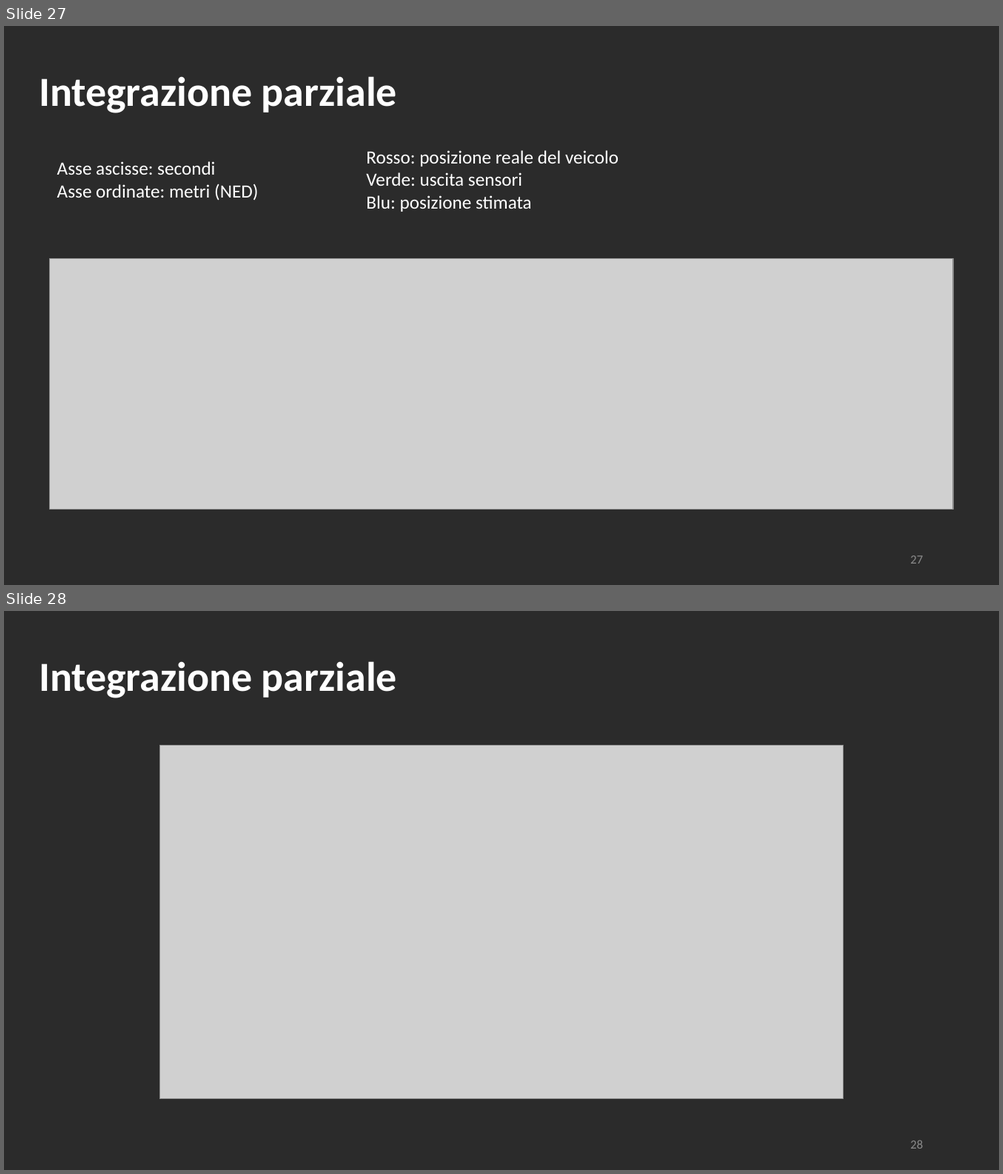
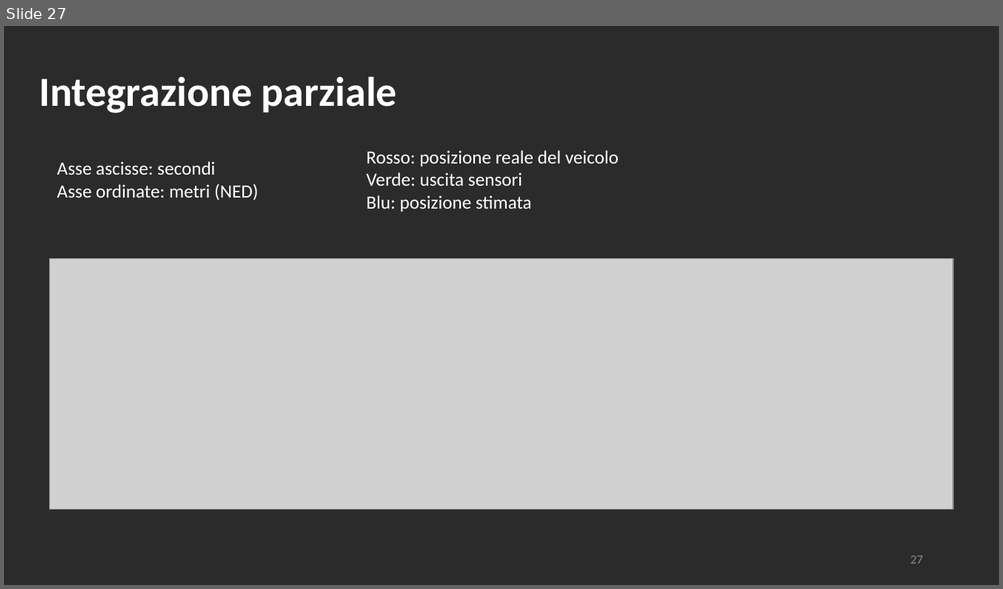
Before and after one commit to polifab/Subacquei_modello, a slide deck: presentazione.pptx. Shown one above the other, each under a label of ours: slides 27 and 28 before the commit, slide 27 after it. The pictures are 1003x1174 and 1003x589 pixels, drawn with LibreOffice and Linux fonts; fonts in the diff are those of the drawing; grey boxes stand for pictures; background and template pictures are left out; a plain dark background stands for a picture behind light text. Boxes give left, top, right and bottom in pixels: in the first picture for what was removed or moved away, otherwise in the second. Text is boxed around its words. In the diff, an @@ line names an element or a change of style, - is before the commit and + after.

```diff
--- a/presentazione.pptx
+++ b/presentazione.pptx
@@ slide 28 removed at bbox=[4, 611, 999, 1170], background picture (left out) @@
@@ text removed at bbox=[39, 661, 397, 698] @@
-Integrazione parziale
@@ picture removed at bbox=[160, 745, 843, 1099] @@
@@ page number removed at bbox=[910, 1141, 922, 1149] @@
-28
```
Also in this commit, not shown: 1 slide changed.
